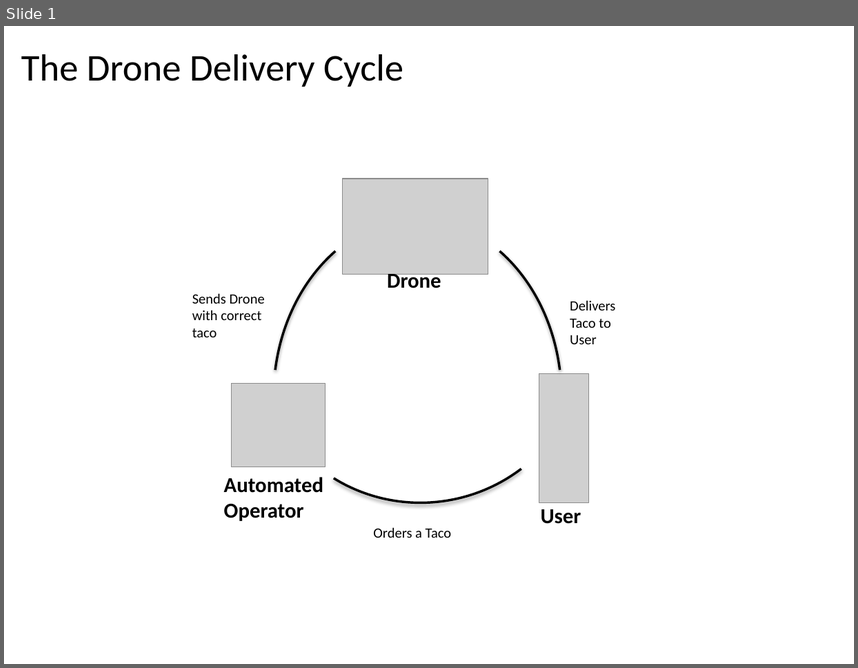
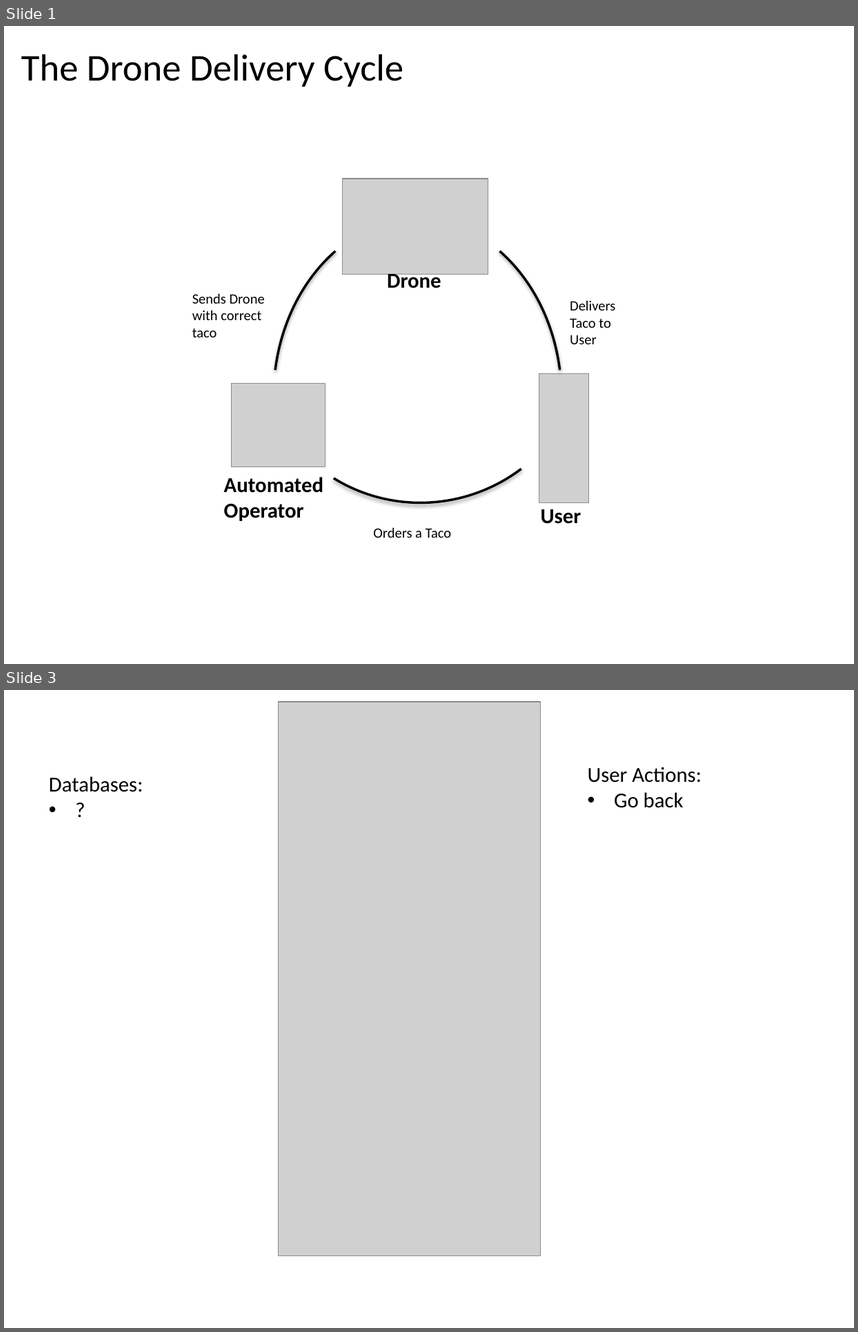
Before and after one commit to tacodrone/tacodroneSXSW, a slide deck: Drone Delivery Mobile App.pptx. Shown one above the other, each under a label of ours: slide 1 before the commit, slides 1 and 3 after it; the slides between them are not shown. The pictures are 858x668 and 858x1332 pixels, drawn with LibreOffice and Linux fonts; fonts in the diff are those of the drawing; grey boxes stand for pictures. Boxes give left, top, right and bottom in pixels: in the first picture for what was removed or moved away, otherwise in the second. Text is boxed around its words. In the diff, an @@ line names an element or a change of style, - is before the commit and + after.

```diff
--- a/Drone Delivery Mobile App.pptx
+++ b/Drone Delivery Mobile App.pptx
@@ slide 3 added at (4,690,854,1328), background #FFFFFF @@
@@ picture added at (279,702,540,1256) @@
@@ rectangle added at (296,767,522,840), fill #FFFFFF, outline #FFFFFF 0.75 pt @@
@@ text added at (588,767,702,808), 18 pt, text #000000 @@
+User Actions:
+• Go back
@@ text added at (49,776,143,792), 18 pt, text #000000 @@
+Databases:
+• ?
@@ rectangle added at (297,1142,523,1170), fill #FFFFFF, outline #FFFFFF 0.75 pt @@
```
Also in this commit, not shown: 2 slides changed, 5 other slides added, 6 slides removed.
